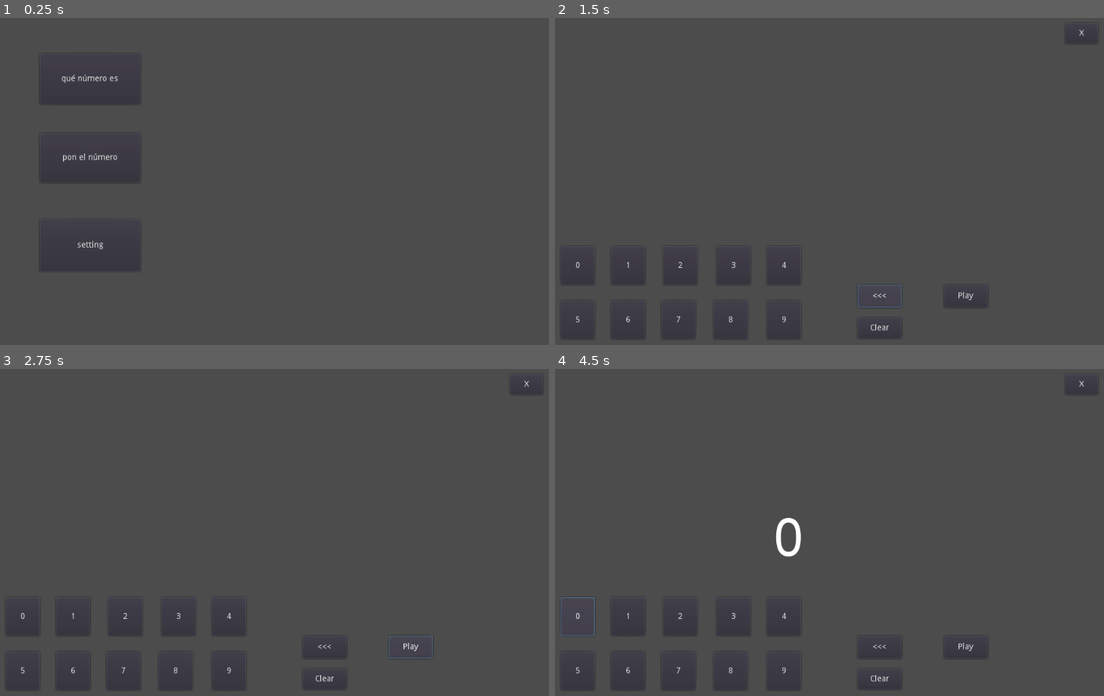
Above: before the commit, frames 1-4 (two rows, left to right).
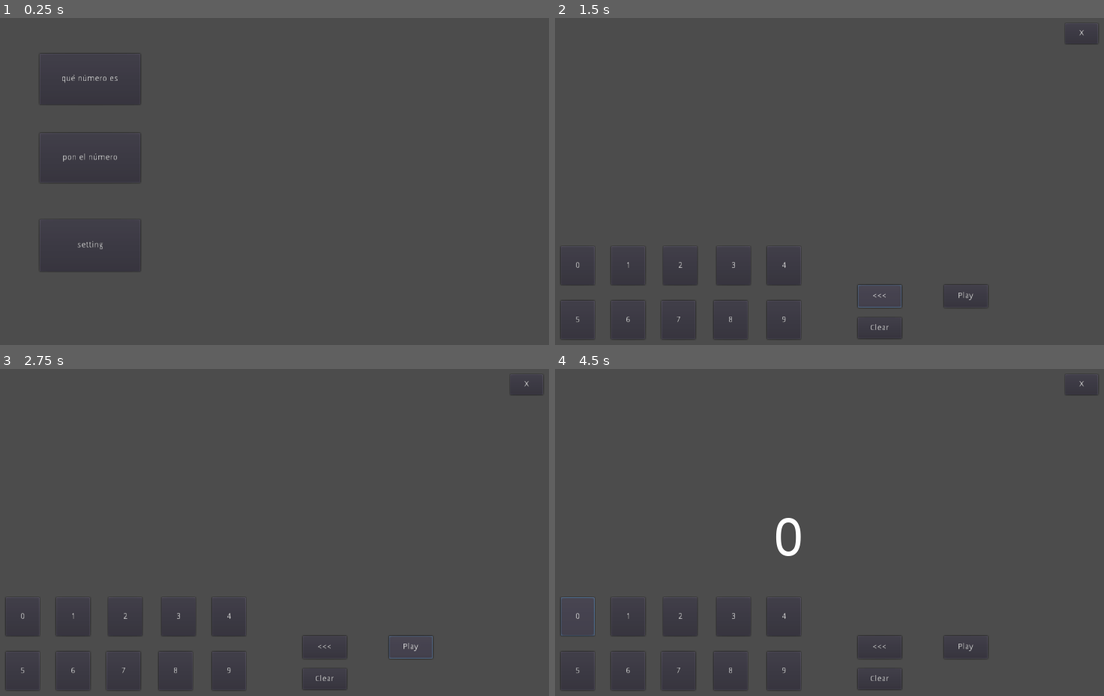
Above: after the commit, the same moments.

Repository: butelo/numerapp
Game: Godot game, scene res://World.tscn
Two runs of this game, one before a commit and one after it. Both use one fixed random seed, a clock stepped at 60 frames per second and the inputs below.
Inputs:
- Up to frame 1 (0.25 s): no input
- Up to frame 2 (1.5 s): click "qué número es" at 0.5 s; click "<<<" at 1.25 s
- Up to frame 3 (2.75 s): click "Play" at 2 s
- Up to frame 4 (4.5 s): click "Play" at 2.75 s; click "Clear" at 3.5 s; click "0" at 4.25 s

The runs differ from the first frame. In frame 1, 0.1% of the frame differs, in the area x 11-22%, y 17-71%; in frame 2, 0.1%; in frame 3, 0.1%; in frame 4, 0.2%, in the area x 0-97%, y 3-96%.

Commit message:
remove backwards loop due to some bug in ipad

Diff:
--- a/common_gui/CommonGui.gd
+++ b/common_gui/CommonGui.gd
@@ -8,6 +8,20 @@
 
 func _ready():
 	self.add_child(player)
+
+
+#	var config = ConfigFile.new()
+#	var err = config.load("user://settings.cfg")
+#	if err == OK: # if not, something went wrong with the file loading
+#		var screen_width = config.get_value("display", "width", 1024)
+#	# Store a variable if and only it hasn't been defined yet
+#	if not config.has_section_key("audio", "mute"):
+#		config.set_value("audio", "mute", true)
+#	# Save the changes by overwriting the previous file
+#
+#	config.set_value("audio", "mute", true)
+#	config.save("user://settings.cfg")
+#	print(config.get_value("audio", "mute"))
 
 
 func _on_BackButton_pressed():
@@ -26,9 +40,9 @@
 	if(indicator == 0):
 		return
 
-#	backwards loop
-	for n in range(indicator, 1, -1):
-		labels[currentLabelIndex+n].text =labels[currentLabelIndex+n-1].text
+	for n in range(indicator-1):
+		labels[currentLabelIndex+(indicator-n)].text =labels[currentLabelIndex+(indicator-n)-1].text
+
 
 	labels[currentLabelIndex+1].text =""
 	currentLabelIndex = currentLabelIndex +1
--- a/common_gui/CommonGui.tscn
+++ b/common_gui/CommonGui.tscn
@@ -190,29 +190,28 @@
 }
 
 [node name="firstNumberLabel" type="Label" parent="HBoxContainer"]
-margin_left = 50.0
-margin_right = 75.0
+margin_right = 25.0
 margin_bottom = 102.0
 custom_fonts/font = SubResource( 1 )
 text = " "
 
 [node name="secondNumberLabel" type="Label" parent="HBoxContainer"]
-margin_left = 79.0
-margin_right = 104.0
+margin_left = 29.0
+margin_right = 54.0
 margin_bottom = 102.0
 custom_fonts/font = SubResource( 2 )
 text = " "
 
 [node name="thirdhNumberLabel" type="Label" parent="HBoxContainer"]
-margin_left = 108.0
-margin_right = 133.0
+margin_left = 58.0
+margin_right = 83.0
 margin_bottom = 102.0
 custom_fonts/font = SubResource( 3 )
 text = " "
 
 [node name="fourthNumberLabel" type="Label" parent="HBoxContainer"]
-margin_left = 137.0
-margin_right = 162.0
+margin_left = 87.0
+margin_right = 112.0
 margin_bottom = 102.0
 custom_fonts/font = SubResource( 4 )
 text = " "
--- a/project.godot
+++ b/project.godot
@@ -28,6 +28,11 @@
 
 Global="*res://Global.gd"
 
+[display]
+
+window/stretch/mode="2d"
+window/stretch/aspect="keep"
+
 [rendering]
 
 quality/driver/driver_name="GLES2"
Binary file added: assets/ios_export_templates/Untitled.png
Not shown, added: assets/ios_export_templates/Untitled.png.import
Binary file added: assets/ios_export_templates/appstore_1024_1024.png
Not shown, added: assets/ios_export_templates/appstore_1024_1024.png.import
Binary file added: assets/ios_export_templates/ipad_1024_768.png
Not shown, added: assets/ios_export_templates/ipad_1024_768.png.import
Binary file added: assets/ios_export_templates/ipad_1536_2048.png
Not shown, added: assets/ios_export_templates/ipad_1536_2048.png.import
Binary file added: assets/ios_export_templates/ipad_2048_1536.png
Not shown, added: assets/ios_export_templates/ipad_2048_1536.png.import
Binary file added: assets/ios_export_templates/ipad_768_1024.png
Not shown, added: assets/ios_export_templates/ipad_768_1024.png.import
(and 18 more such lines)
